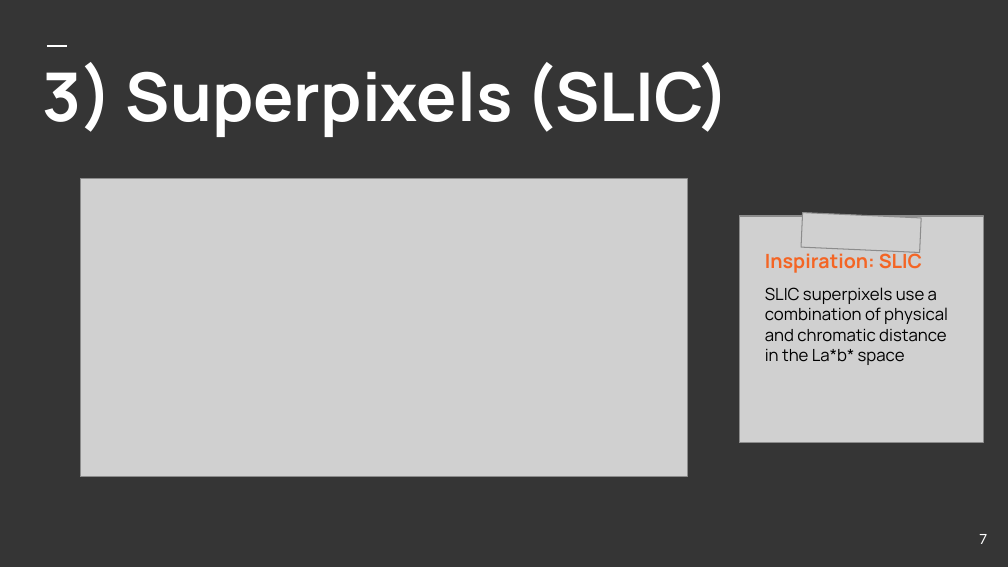
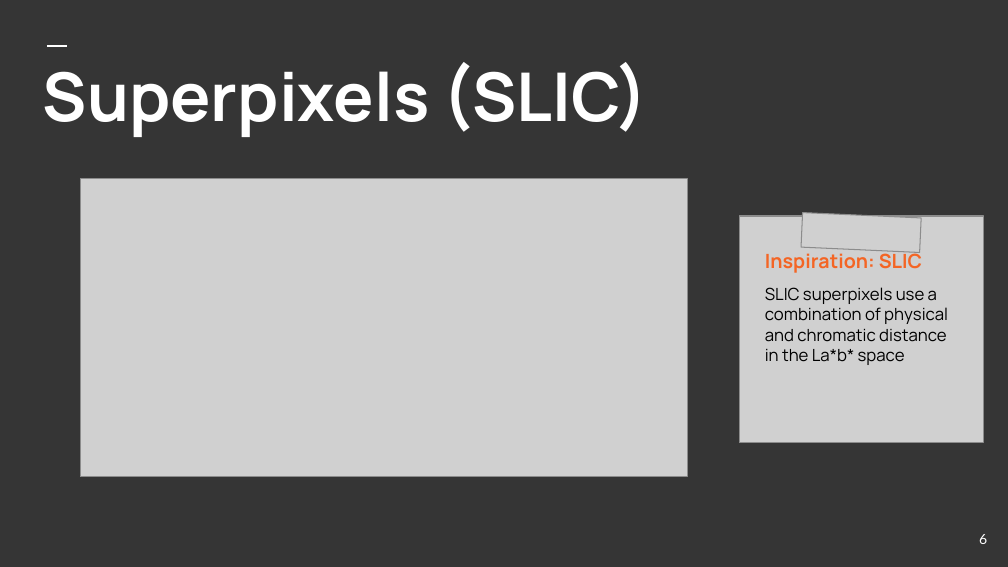
Before and after one commit to AlexMitan/superpixel-preprocessing-recognition, a slide deck: slide 6 of Licenta2018MitanTheodorAlexandru/presentation/Thesis presentation - Superpixel preprocessing.pptx (slide 7 before the commit). Drawn at 1008x567 pixels with LibreOffice and Linux fonts; fonts in the diff are those of the drawing; grey boxes stand for pictures. Boxes give left, top, right and bottom in pixels: in the first picture for what was removed or moved away, otherwise in the second. Text is boxed around its words. In the diff, an @@ line names an element or a change of style, - is before the commit and + after.

```diff
--- a/Licenta2018MitanTheodorAlexandru/presentation/Thesis presentation - Superpixel preprocessing.pptx
+++ b/Licenta2018MitanTheodorAlexandru/presentation/Thesis presentation - Superpixel preprocessing.pptx
@@ title at box(43, 62, 648, 137): text changed @@
-3) Superpixels (SLIC)
+Superpixels (SLIC)
@@ page number at box(979, 534, 987, 544): text changed @@
-7
+6
```
Also in this commit, not shown: 4 other slides changed, 1 slide removed, 1 other file.
